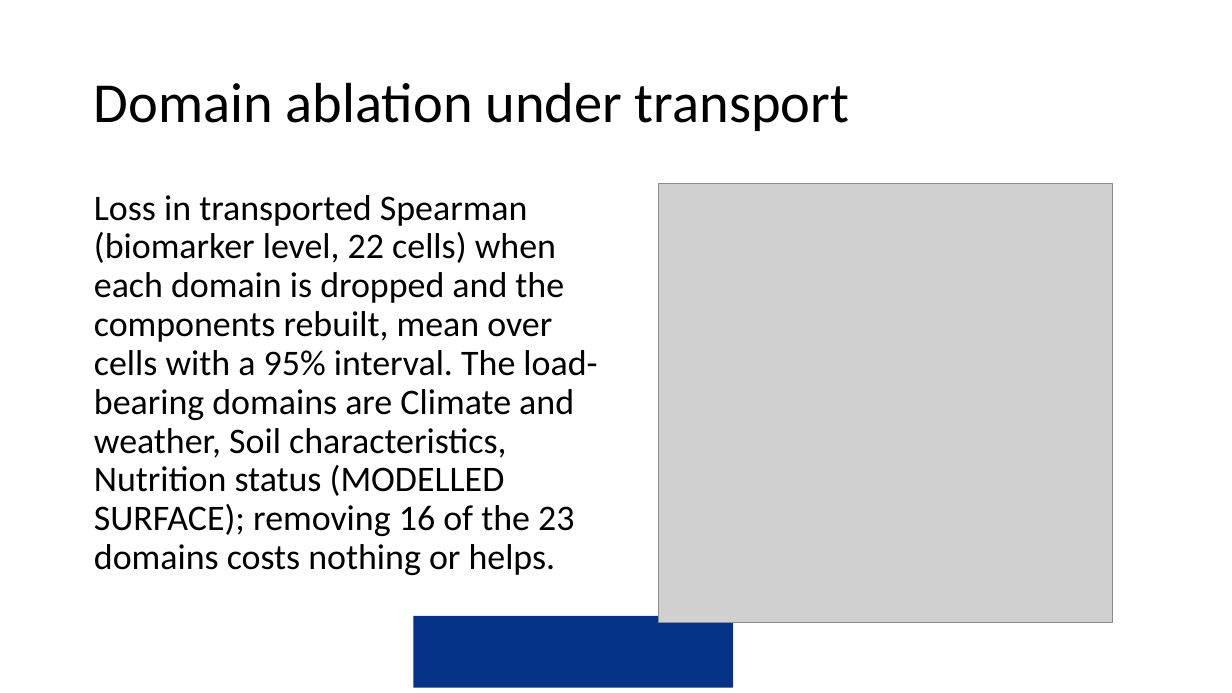
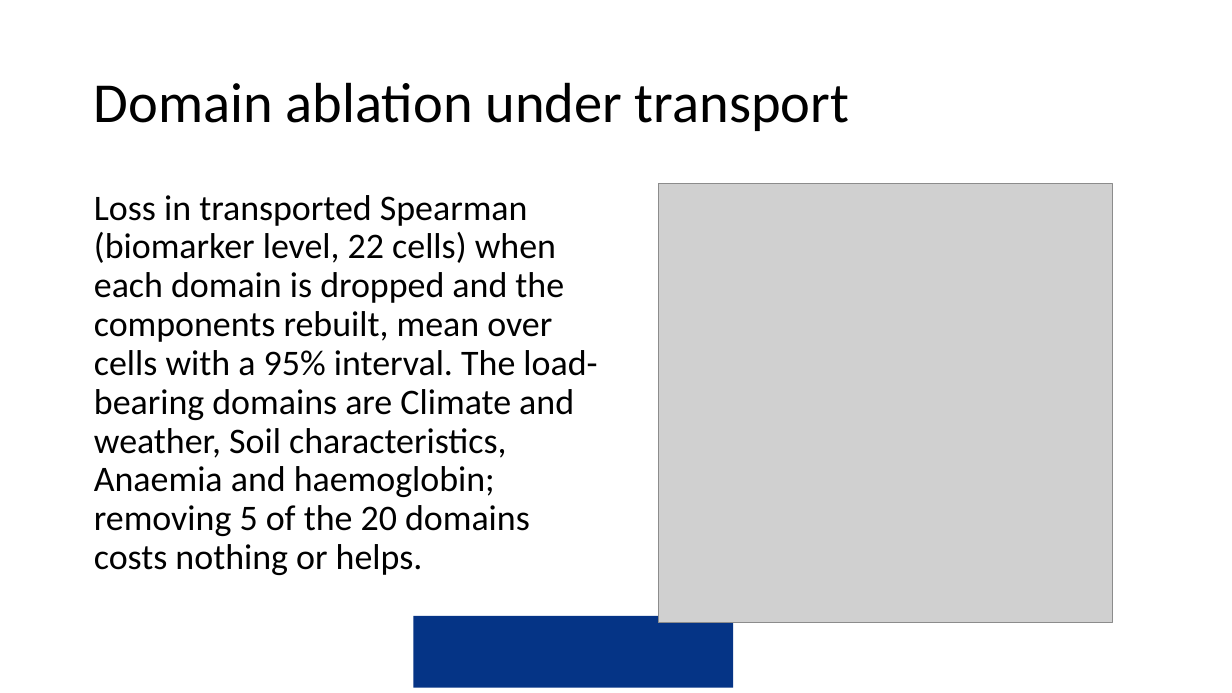
Before and after one commit to amertens/mn-prediction, a slide deck: slide 27 of docs/slides/MN-proxy-Ghana-presentation-2026-09.pptx. Drawn at 1232x693 pixels with LibreOffice and Linux fonts; fonts in the diff are those of the drawing; grey boxes stand for pictures; background and template pictures are left out. Boxes give left, top, right and bottom in pixels: in the first picture for what was removed or moved away, otherwise in the second. Text is boxed around its words. In the diff, an @@ line names an element or a change of style, - is before the commit and + after.

```diff
--- a/docs/slides/MN-proxy-Ghana-presentation-2026-09.pptx
+++ b/docs/slides/MN-proxy-Ghana-presentation-2026-09.pptx
@@ text at (94,195,597,575): text changed @@
-Loss in transported Spearman (biomarker level, 22 cells) when each domain is dropped and the components rebuilt, mean over cells with a 95% interval. The load-bearing domains are Climate and weather, Soil characteristics, Nutrition status (MODELLED SURFACE); removing 16 of the 23 domains costs nothing or helps.
+Loss in transported Spearman (biomarker level, 22 cells) when each domain is dropped and the components rebuilt, mean over cells with a 95% interval. The load-bearing domains are Climate and weather, Soil characteristics, Anaemia and haemoglobin; removing 5 of the 20 domains costs nothing or helps.
```
Also in this commit, not shown: 21 other slides changed, 19 other files.
